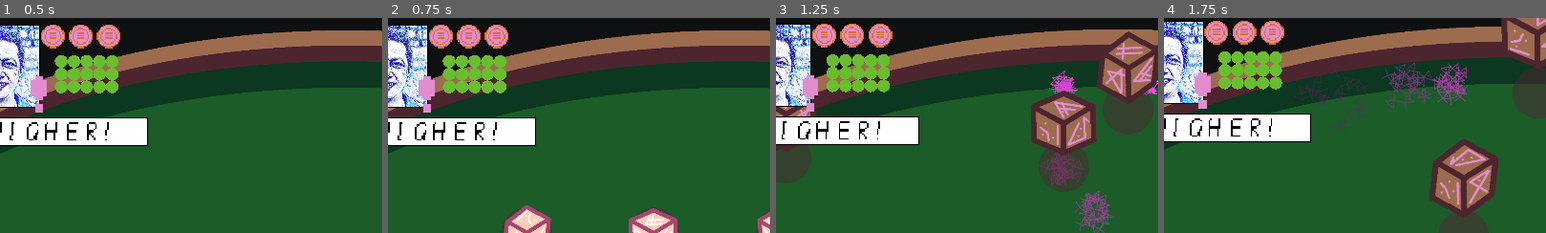
Above: before the commit, frames 1-4 (left to right).
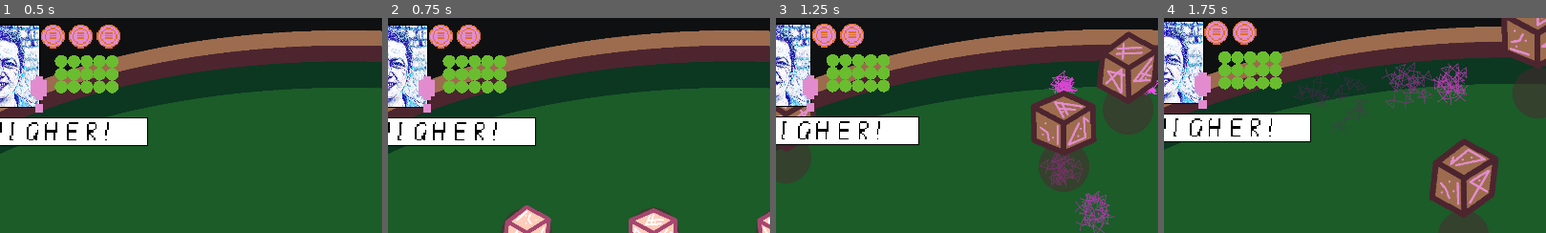
Above: after the commit, the same moments.

Repository: krobbi/gmtk-2022
Game: Godot game, scene res://scenes/test_table/test_table.tscn
Two runs of this game, one before a commit and one after it. Both use one fixed random seed, a clock stepped at 60 frames per second and the inputs below.
Inputs:
- Up to frame 1 (0.5 s): no input
- Up to frame 2 (0.75 s): tap Enter (ui_accept) at 0.5 s; hold Right (ui_right) from 0.53 s (still down)
- Up to frame 3 (1.25 s): keep holding Right (ui_right); tap Enter (ui_accept) at 0.77 s
- Up to frame 4 (1.75 s): release Right (ui_right) at 1.28 s; hold Left (ui_left) from 1.28 s (still down); tap Enter (ui_accept) at 1.52 s
The pictures show only the part of the screen within x 7-57%, y 0-50%; the shares and areas given below are measured in that part.

Frame 1 is identical in both runs. In frame 2, 0.5% of the frame differs, in the area x 25-32%, y 3-15%; in frame 3, 0.5%; in frame 4, 0.5%.

Commit message:
Add round counter

Diff:
--- a/entities/game_manager/game_manager.gd
+++ b/entities/game_manager/game_manager.gd
@@ -3,6 +3,7 @@
 
 signal higher_lower_chosen(is_higher)
 signal number_changed(number)
+signal round_count_changed(round_count)
 signal round_finished(was_won)
 
 enum AI_STRATEGY {GOOD, BAD, RANDOM}
@@ -12,6 +13,7 @@
 export(NodePath) var mana_bar_path: NodePath = NodePath()
 export(NodePath) var odds_selector_path: NodePath = NodePath()
 
+var round_count: int = 3
 var number: int = 14
 var mana: int = 15
 var odds: int = 14
@@ -70,6 +72,8 @@
 
 # Begins a new game of higher or lower:
 func begin_game() -> void:
+	round_count = 3
+	emit_signal("round_count_changed", round_count)
 	mana = 20
 	mana_bar.changeMana(mana)
 	number = 14
@@ -94,6 +98,16 @@
 	odds_selector.set_process_input(true)
 
 
+# Finishes the round with a win or loss:
+func finish_round(was_won: bool) -> void:
+	emit_signal("round_finished", was_won)
+
+	if round_count > 0:
+		begin_round()
+	else:
+		pass # TODO: End night or get next opponent.
+
+
 func _on_odds_hovered(new_odds: int) -> void:
 	var cost: int = int(abs(new_odds - odds))
 	mana_bar.highlight_cost(cost)
@@ -108,6 +122,8 @@
 	mana_bar.unhighlight_cost()
 	floating_number_spawner.odds = odds
 	print("Selected odds of %d" % new_odds)
+	round_count -= 1
+	emit_signal("round_count_changed", round_count)
 	die_spawner.spawn_dice()
 
 
@@ -121,7 +137,4 @@
 	number = new_number
 	emit_signal("number_changed", number)
 
-	if is_expecting_higher == was_higher:
-		emit_signal("round_finished", true)
-	else:
-		emit_signal("round_finished", false)
+	finish_round(is_expecting_higher == was_higher)
--- a/gui/player_gui.gd
+++ b/gui/player_gui.gd
@@ -1,6 +1,8 @@
 extends Control
 
 onready var speech_bubble: Sprite = $textBox
+onready var chip_sprites: Array = $Chips.get_children()
+onready var credit_sprites: Array = $Score.get_children()
 
 func display_higher_lower(is_higher: bool) -> void:
 	if is_higher:
@@ -9,3 +11,21 @@
 		speech_bubble.texture = preload("res://resources/textures/speech_box_lower.png")
 
 	speech_bubble.show()
+
+
+func display_chips(value: int) -> void:
+	for i in range(3):
+		chip_sprites[i].visible = i < value
+
+
+func display_credit(value: int) -> void:
+	var is_positive: bool = value >= 0
+	var abs_value: int = int(abs(value))
+
+	for i in range(15):
+		if is_positive:
+			credit_sprites[i].texture = preload("res://resources/textures/positive_coin.png")
+		else:
+			credit_sprites[i].texture = preload("res://resources/textures/negative_coin.png")
+
+		credit_sprites[i].visible = i <= abs_value
--- a/scenes/test_table/test_table.gd
+++ b/scenes/test_table/test_table.gd
@@ -2,7 +2,3 @@
 
 func _ready() -> void:
 	$GameManager.begin_game()
-
-
-func _on_game_manager_round_finished(_was_won: bool) -> void:
-	$GameManager.begin_round()
--- a/scenes/test_table/test_table.tscn
+++ b/scenes/test_table/test_table.tscn
@@ -62,5 +62,5 @@
 
 [connection signal="higher_lower_chosen" from="GameManager" to="PlayerGui" method="display_higher_lower"]
 [connection signal="number_changed" from="GameManager" to="FloatingNumber" method="set_number"]
-[connection signal="round_finished" from="GameManager" to="." method="_on_game_manager_round_finished"]
+[connection signal="round_count_changed" from="GameManager" to="PlayerGui" method="display_chips"]
 [connection signal="roll_finished" from="DieSpawner" to="FloatingNumberSpawner" method="spawn_numbers"]
